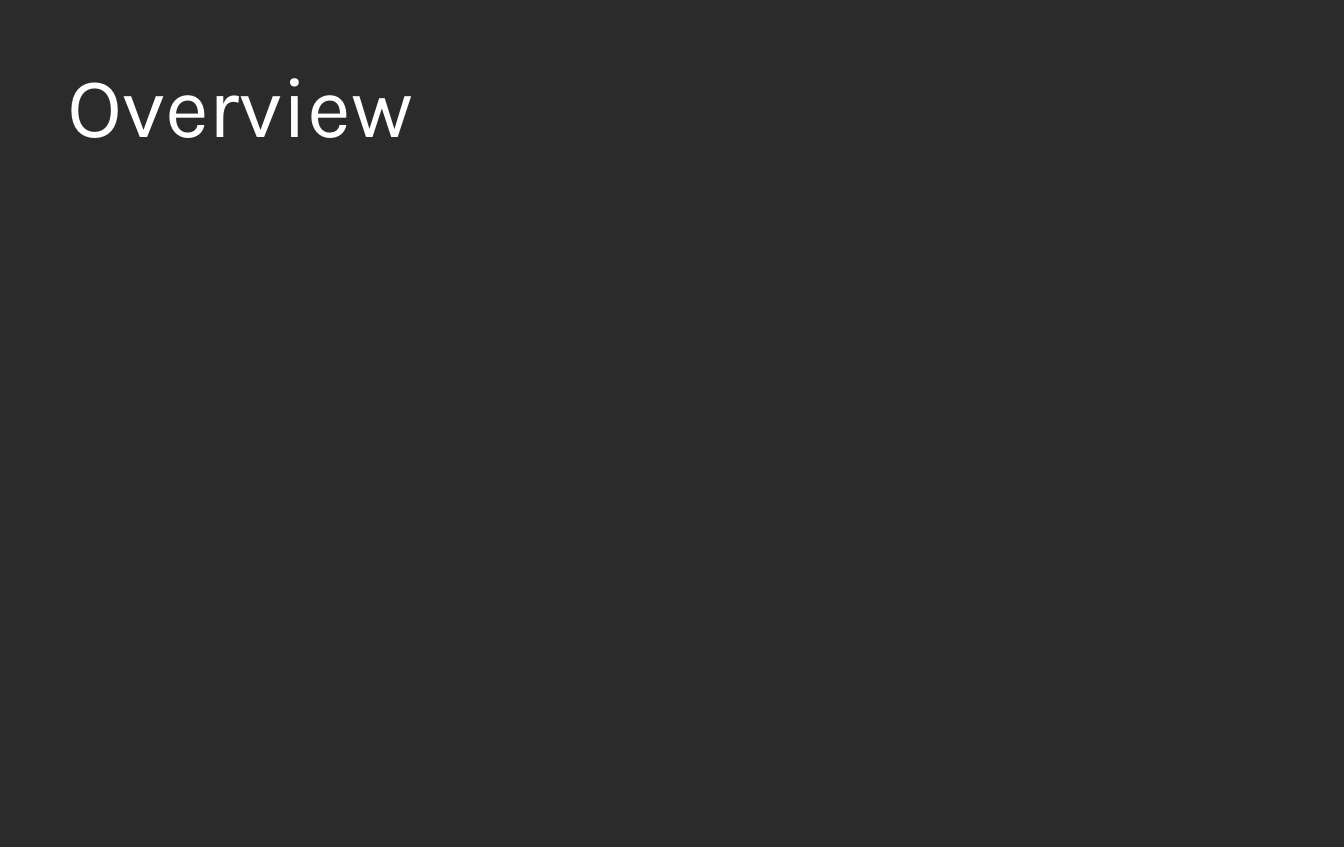
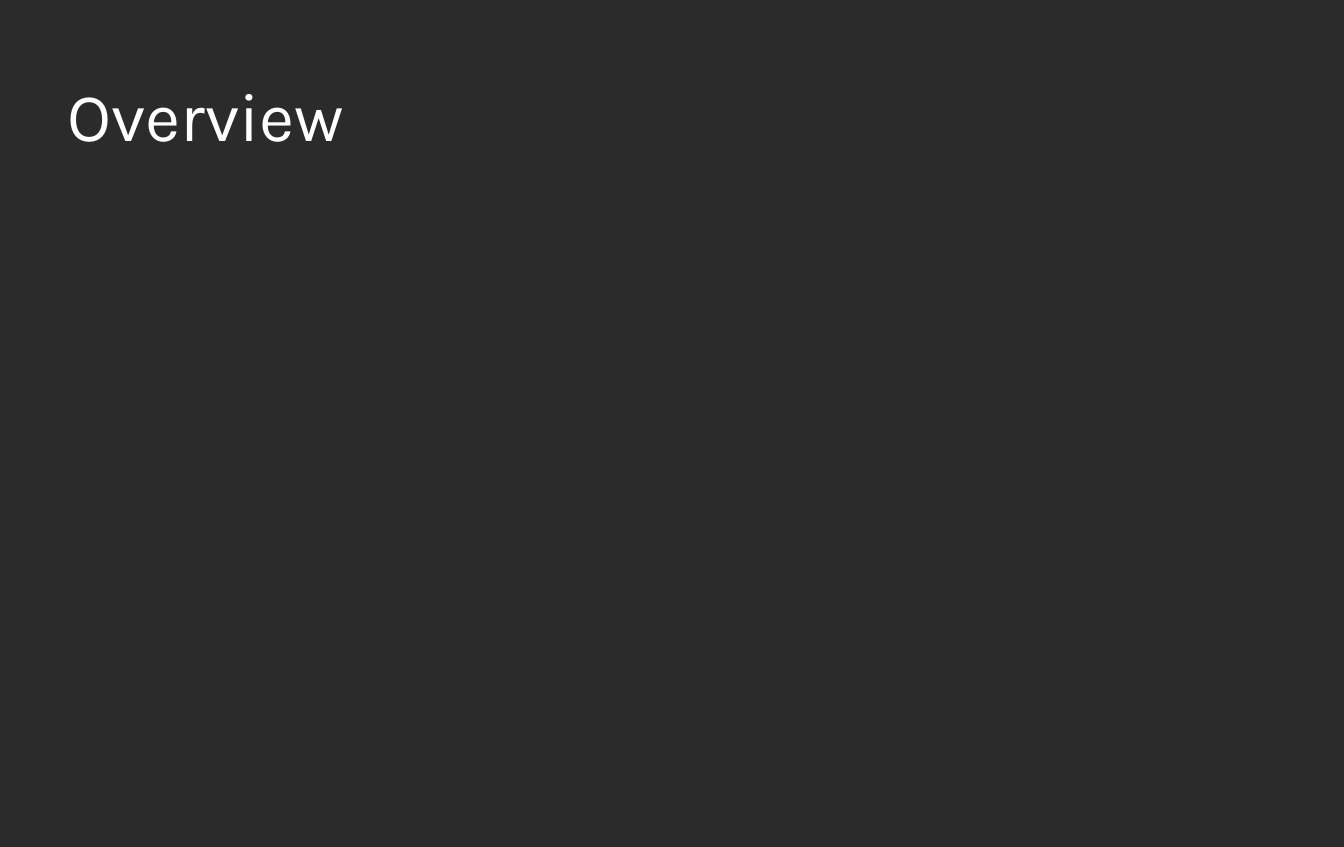
Before and after one commit to mattdube/stl-rug_lime, a slide deck: slide 5 of Slides/stl-rug_lime_01092019.odp. Drawn at 1344x847 pixels with LibreOffice and Linux fonts; fonts in the diff are those of the drawing; background and template pictures are left out; a plain dark background stands for a picture behind light text. Boxes give left, top, right and bottom in pixels: in the first picture for what was removed or moved away, otherwise in the second. Text is boxed around its words. In the diff, an @@ line names an element or a change of style, - is before the commit and + after.

```diff
--- a/Slides/stl-rug_lime_01092019.odp
+++ b/Slides/stl-rug_lime_01092019.odp
@@ title "Overview" at (67, 94, 344, 142): size 60 to 48 pt @@
```
Also in this commit, not shown: 7 slides added, 1 slide removed.
